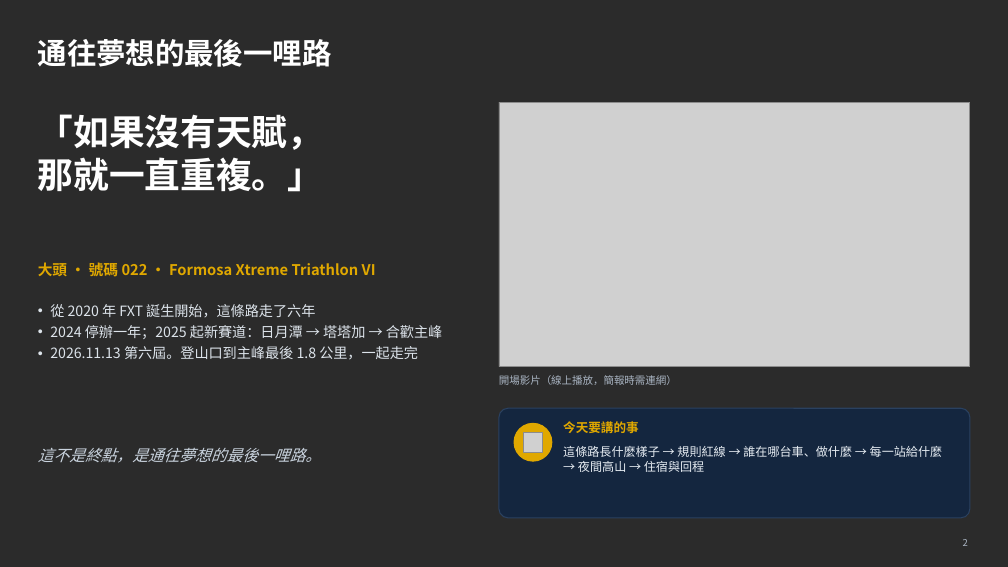
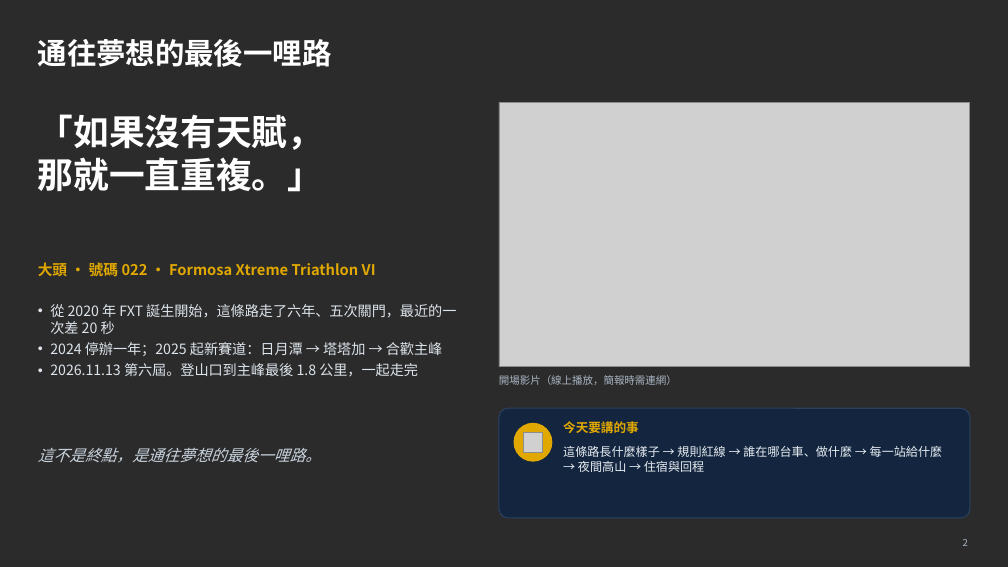
Before and after one commit to powermovebboy-sys/Race-site, a slide deck: slide 2 of deck/2026_FXT_補給作戰計畫.pptx. Drawn at 1008x567 pixels with LibreOffice and Linux fonts; fonts in the diff are those of the drawing; grey boxes stand for pictures; background and template pictures are left out; a plain dark background stands for a picture behind light text. Boxes give left, top, right and bottom in pixels: in the first picture for what was removed or moved away, otherwise in the second. Text is boxed around its words. In the diff, an @@ line names an element or a change of style, - is before the commit and + after.

```diff
--- a/deck/2026_FXT_補給作戰計畫.pptx
+++ b/deck/2026_FXT_補給作戰計畫.pptx
@@ text at [50, 304, 456, 334]: text changed @@
-• 從 2020 年 FXT 誕生開始，這條路走了六年
+• 從 2020 年 FXT 誕生開始，這條路走了六年、五次關門，最近的一次差 20 秒
```
Also in this commit, not shown: 3 other slides changed, 5 other files.
